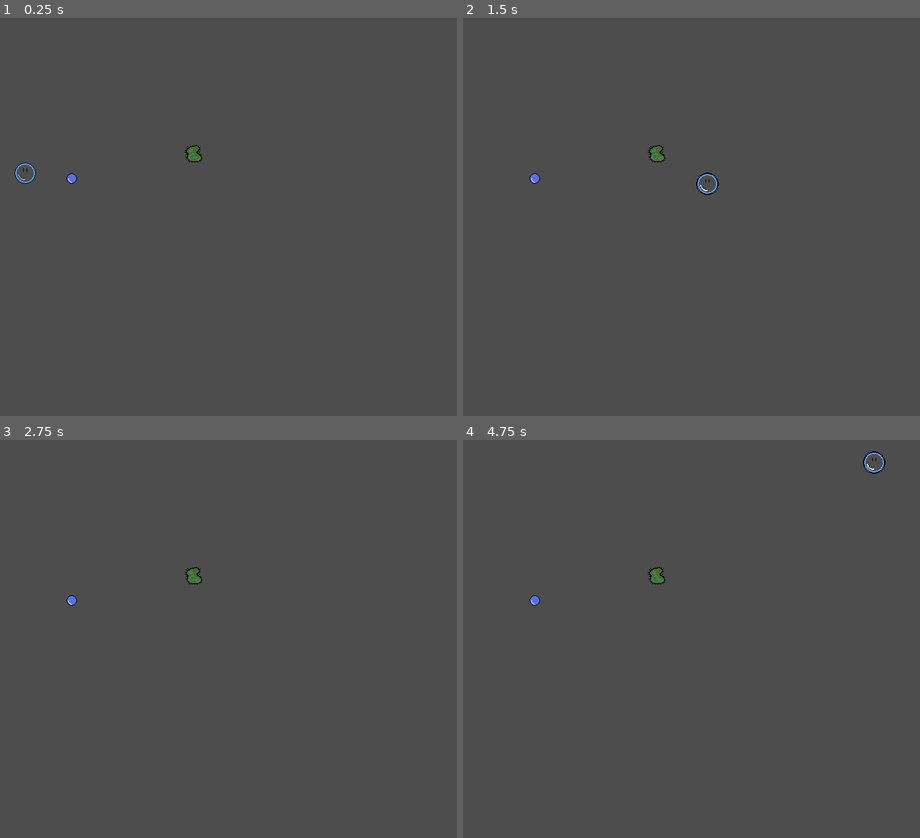
Above: before the commit, frames 1-4 (two rows, left to right).
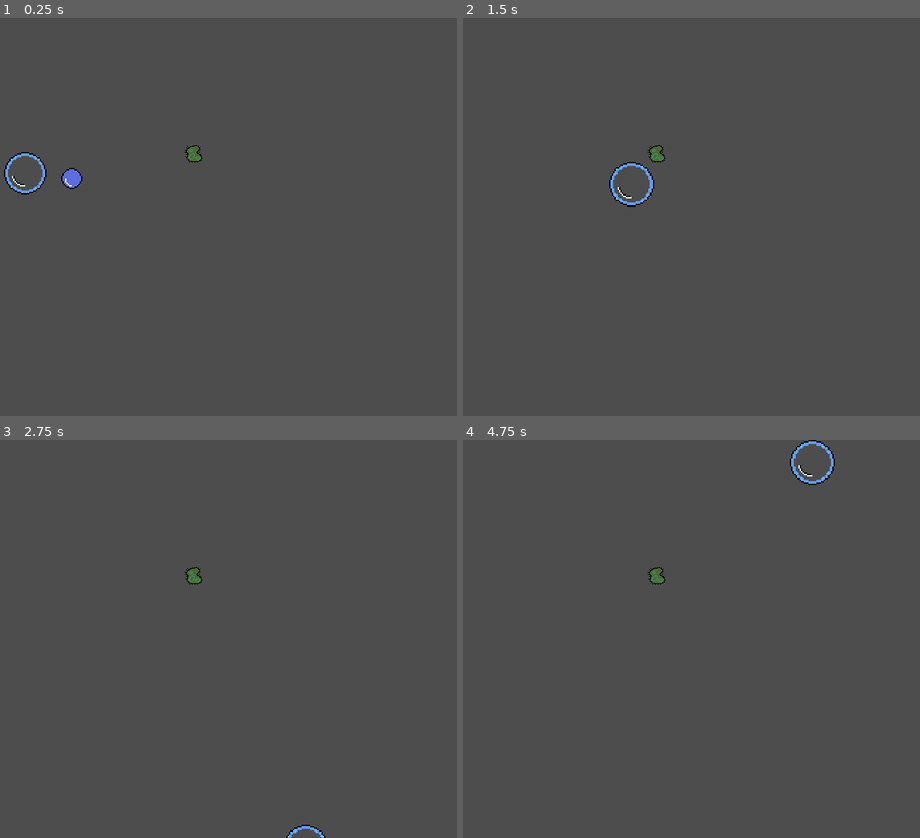
Above: after the commit, the same moments.

Repository: that-damn-cat/BubbleTrouble
Game: Godot game, scene res://game.tscn
Same seed, same stepped clock (60 frames per second), same inputs: the game is played once before the commit and once after it.
Inputs:
- Up to frame 1 (0.25 s): no input
- Up to frame 2 (1.5 s): tap Enter at 0.5 s; hold Right (right) 0.53-1.28 s; hold Down (down) from 1.28 s (still down)
- Up to frame 3 (2.75 s): release Down (down) at 2.03 s; hold Right (right) from 2.03 s (still down)
- Up to frame 4 (4.75 s): release Right (right) at 2.78 s; hold Up (up) 2.78-3.53 s; hold Left (left) from 3.53 s (still down); tap Space at 4.25 s

The runs differ from the first frame. In frame 1, 0.5% of the frame differs, in the area x 0-19%, y 33-45%; in frame 2, 0.4%; in frame 3, 0.1%; in frame 4, 0.5%.

Commit message:
Add Support for GrowComponent

Diff:
--- a/Entities/Droplet/droplet.gd
+++ b/Entities/Droplet/droplet.gd
@@ -1,7 +1,13 @@
 extends Area2D
 
 @export var size_bonus: float = 2.0
+@export var grow_component: GrowComponent
+
+func _ready() -> void:
+	grow_component.size = 16.0
+	grow_component.update_size()
 
 func _on_body_entered(body: Node2D) -> void:
 	if body is Player:
-		body.add_size(size_bonus)
+		body.grow_component.add_size(size_bonus)
+		queue_free()
--- a/Entities/Droplet/droplet.tscn
+++ b/Entities/Droplet/droplet.tscn
@@ -1,22 +1,32 @@
-[gd_scene load_steps=4 format=3 uid="uid://x3otvmpq532f"]
+[gd_scene load_steps=5 format=3 uid="uid://x3otvmpq532f"]
 
 [ext_resource type="Script" uid="uid://br4iys2iat1qg" path="res://Entities/Droplet/droplet.gd" id="1_y06n3"]
 [ext_resource type="Texture2D" uid="uid://cge2onhjc7w8a" path="res://Entities/Droplet/Assets/droplet.png" id="2_pdndv"]
+[ext_resource type="Script" uid="uid://clk0dpb5pe8ty" path="res://Components/GrowComponent.gd" id="3_mmn5u"]
 
 [sub_resource type="CircleShape2D" id="CircleShape2D_y06n3"]
 radius = 8.062258
 
-[node name="Droplet" type="Area2D"]
+[node name="Droplet" type="Area2D" node_paths=PackedStringArray("grow_component")]
 collision_layer = 8
 collision_mask = 18
 script = ExtResource("1_y06n3")
+grow_component = NodePath("GrowComponent")
 
 [node name="Sprite2D" type="Sprite2D" parent="."]
+unique_name_in_owner = true
 texture = ExtResource("2_pdndv")
 
 [node name="CollisionShape2D" type="CollisionShape2D" parent="."]
+unique_name_in_owner = true
 shape = SubResource("CircleShape2D_y06n3")
 debug_color = Color(0.008714891, 0.529545, 0.36803523, 0.41960785)
 
+[node name="GrowComponent" type="Node" parent="." node_paths=PackedStringArray("sprites", "collision_shapes")]
+script = ExtResource("3_mmn5u")
+sprites = [NodePath("../Sprite2D")]
+collision_shapes = [NodePath("../CollisionShape2D")]
+metadata/_custom_type_script = "uid://clk0dpb5pe8ty"
+
 [connection signal="body_entered" from="." to="." method="_on_body_entered"]
 [connection signal="child_entered_tree" from="CollisionShape2D" to="." method="_on_collision_shape_2d_child_entered_tree"]
--- a/Entities/Player/player.gd
+++ b/Entities/Player/player.gd
@@ -1,5 +1,8 @@
 class_name Player
 extends CharacterBody2D
+
+@export_category("Components")
+@export var grow_component: GrowComponent
 
 @export_category("Physics")
 @export var acceleration = 15
@@ -11,18 +14,11 @@
 @export var physics_inset_pixels: float = 2.0
 @export var merge_outset_pixels: float = 1.0
 
-
 var direction := Vector2.ZERO
-var sprite: Sprite2D
-var collider: CollisionShape2D
-var collision_shape: CircleShape2D
 
 func _ready() -> void:
-	sprite = %Bubs
-	collider = %PhysicsCollider
-	collision_shape = collider.shape
-
-	update_size()
+	grow_component.size = mass
+	grow_component.update_size()
 
 
 func _process(delta: float) -> void:
@@ -37,12 +33,3 @@
 		velocity = lerp(velocity, Vector2.ZERO, friction)
 
 	move_and_slide()
-
-func add_size(amount: float) -> void:
-	mass += amount
-	update_size()
-
-func update_size() -> void:
-	sprite.scale.x = mass / sprite.texture.get_size().x
-	sprite.scale.y = mass / sprite.texture.get_size().y
-	collision_shape.radius = (mass / 2.0) - physics_inset_pixels
--- a/Entities/Player/player.tscn
+++ b/Entities/Player/player.tscn
@@ -1,11 +1,12 @@
-[gd_scene load_steps=17 format=3 uid="uid://bo5tu8ywsry1c"]
+[gd_scene load_steps=18 format=3 uid="uid://bo5tu8ywsry1c"]
 
 [ext_resource type="Script" uid="uid://28w3tm2vv6c7" path="res://Entities/Player/player.gd" id="1_y2db8"]
-[ext_resource type="Texture2D" uid="uid://c6yhdytahggq8" path="res://Entities/Player/Assets/BubbleTroublePlayer.png" id="2_4a276"]
+[ext_resource type="Texture2D" uid="uid://d1oyvpm4x27hr" path="res://Entities/Player/Assets/BubbleTroublePlayer.png" id="2_4a276"]
 [ext_resource type="Texture2D" uid="uid://dot4dglb0ok4a" path="res://Entities/Player/Assets/BubbleTroublePlayer-Sheet.png" id="3_lu8i8"]
+[ext_resource type="Script" uid="uid://clk0dpb5pe8ty" path="res://Components/GrowComponent.gd" id="3_tekja"]
 
 [sub_resource type="CircleShape2D" id="CircleShape2D_0e48y"]
-radius = 14.0
+radius = 28.0
 
 [sub_resource type="AtlasTexture" id="AtlasTexture_tekja"]
 atlas = ExtResource("3_lu8i8")
@@ -117,21 +118,30 @@
 "speed": 5.0
 }]
 
-[node name="Player" type="CharacterBody2D"]
+[node name="Player" type="CharacterBody2D" node_paths=PackedStringArray("grow_component")]
 collision_layer = 2
 collision_mask = 31
 script = ExtResource("1_y2db8")
+grow_component = NodePath("GrowComponent")
 friction = 0.06
 
 [node name="Bubs" type="Sprite2D" parent="."]
 unique_name_in_owner = true
+scale = Vector2(2, 2)
 texture = ExtResource("2_4a276")
 
 [node name="PhysicsCollider" type="CollisionShape2D" parent="."]
 unique_name_in_owner = true
 shape = SubResource("CircleShape2D_0e48y")
 
+[node name="GrowComponent" type="Node" parent="." node_paths=PackedStringArray("sprites", "collision_shapes")]
+script = ExtResource("3_tekja")
+sprites = [NodePath("../Bubs")]
+collision_shapes = [NodePath("../PhysicsCollider")]
+metadata/_custom_type_script = "uid://clk0dpb5pe8ty"
+
 [node name="AnimatedSprite2D" type="AnimatedSprite2D" parent="."]
+visible = false
 sprite_frames = SubResource("SpriteFrames_r8fok")
 animation = &"idle"
 frame_progress = 0.43922442
--- a/globals.gd
+++ b/globals.gd
@@ -1 +1,3 @@
 extends Node
+
+var scaling_factor: float = 2.0
Binary file changed: Entities/Droplet/Assets/droplet.png
